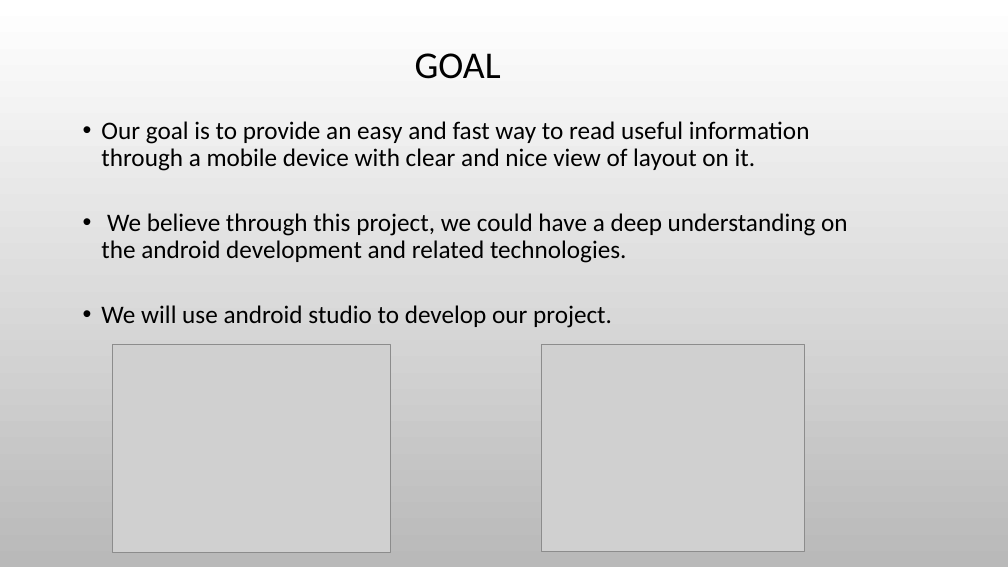
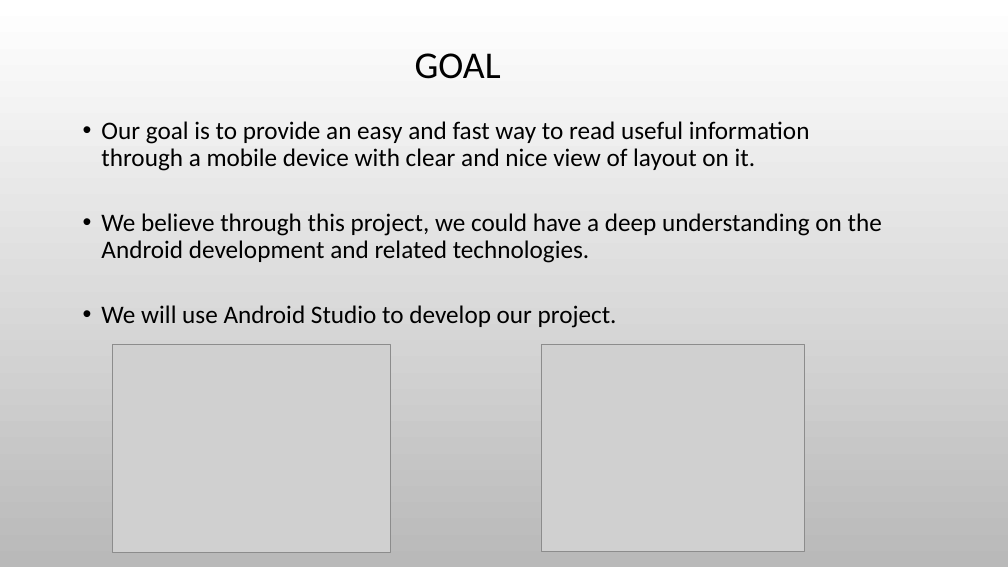
Before and after one commit to paceuniversity/CS6392015team5, a slide deck: slide 5 of ProjectCS639.pptx. Drawn at 1008x567 pixels with LibreOffice and Linux fonts; fonts in the diff are those of the drawing; grey boxes stand for pictures; background and template pictures are left out. Boxes give left, top, right and bottom in pixels: in the first picture for what was removed or moved away, otherwise in the second. Text is boxed around its words. In the diff, an @@ line names an element or a change of style, - is before the commit and + after.

Commit message:
replace old rss logo icon with new and round corner icon. clean words and format in slides 1-5.

```diff
--- a/ProjectCS639.pptx
+++ b/ProjectCS639.pptx
@@ text at (101, 213, 882, 328): text changed @@
-  • We believe through this project, we could have a deep understanding on the android development and related technologies.
-  • We will use android studio to develop our project.
+  • We believe through this project, we could have a deep understanding on the Android development and related technologies.
+  • We will use Android Studio to develop our project.
```
Also in this commit, not shown: 4 other slides changed.
